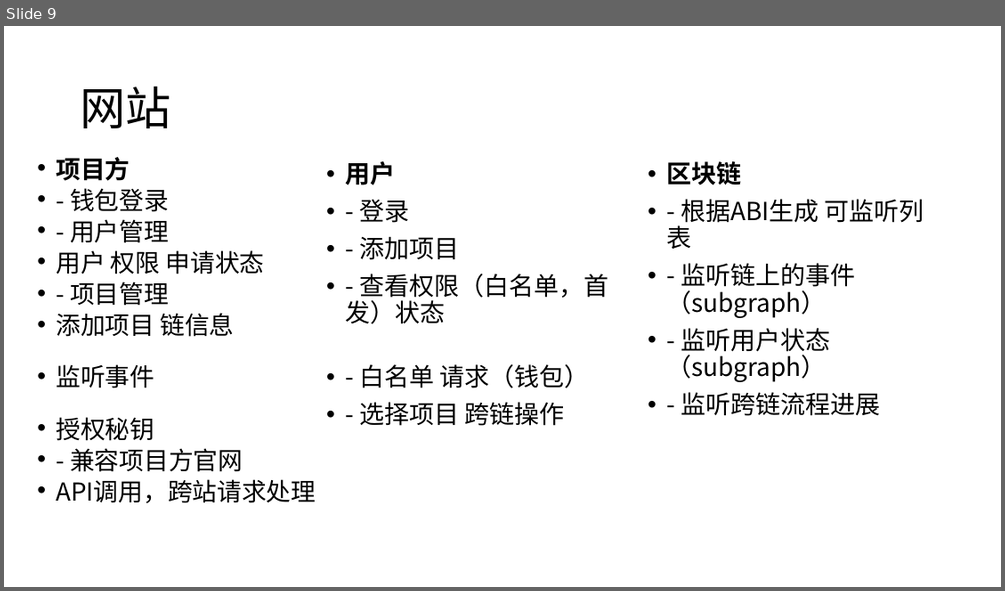
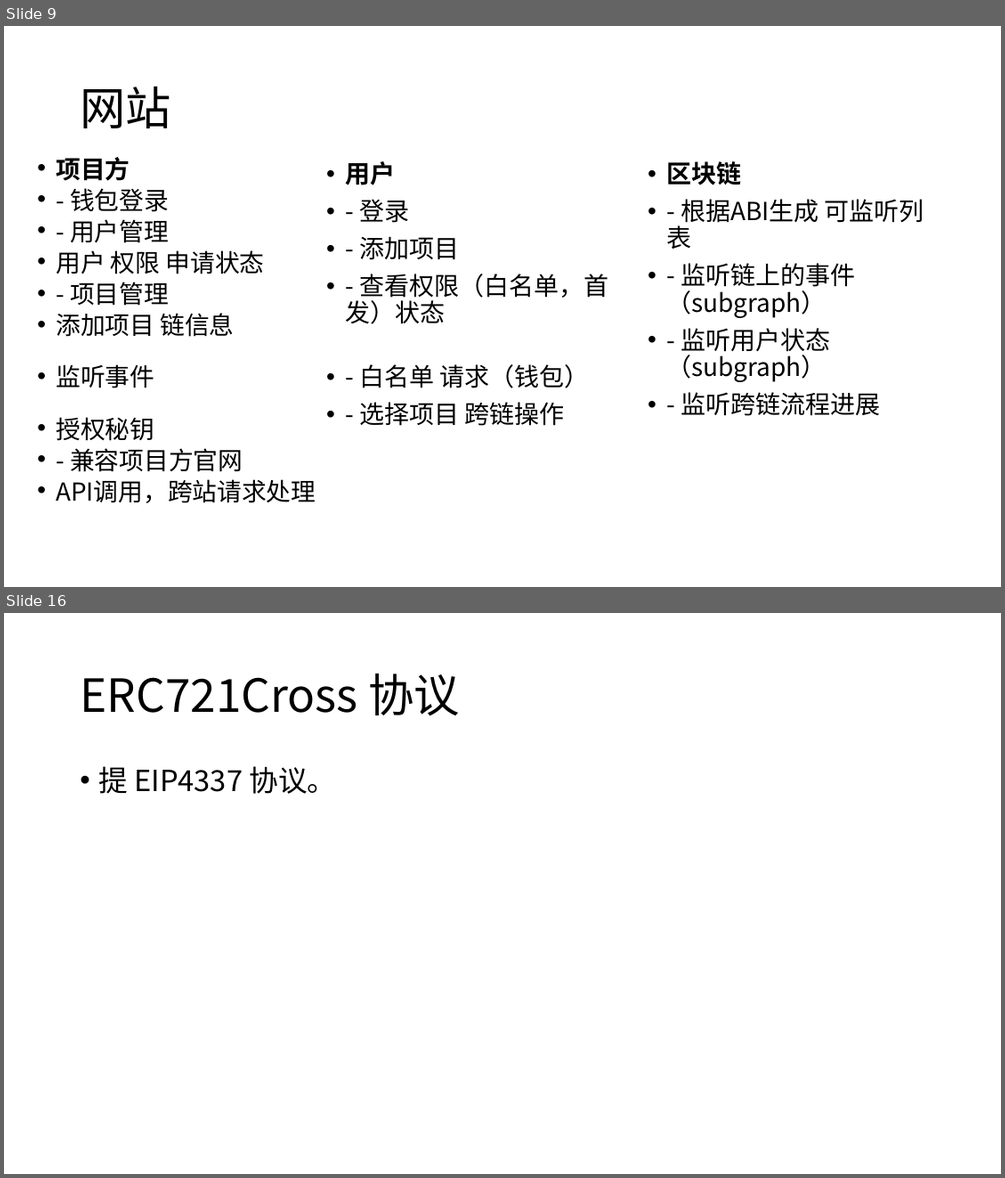
Before and after one commit to liusanchuan/Middleware.web3, a slide deck: doc/Idea.pptx. Shown one above the other, each under a label of ours: slide 9 before the commit, slides 9 and 16 after it; the slides between them are not shown. The pictures are 1005x591 and 1005x1178 pixels, drawn with LibreOffice and Linux fonts; fonts in the diff are those of the drawing. Boxes give left, top, right and bottom in pixels: in the first picture for what was removed or moved away, otherwise in the second. Text is boxed around its words. In the diff, an @@ line names an element or a change of style, - is before the commit and + after.

```diff
--- a/doc/Idea.pptx
+++ b/doc/Idea.pptx
@@ slide 16 added at box(4, 613, 1001, 1174), background #FFFFFF @@
@@ title added at box(80, 674, 460, 716), 44 pt, text #000000 @@
+ERC721Cross 协议
@@ text added at box(98, 766, 336, 794), 28 pt, text #000000 @@
+• 提 EIP4337 协议。
```
Also in this commit, not shown: 1 slide changed, 5 other slides added, 1 slide removed, 1 other file.
